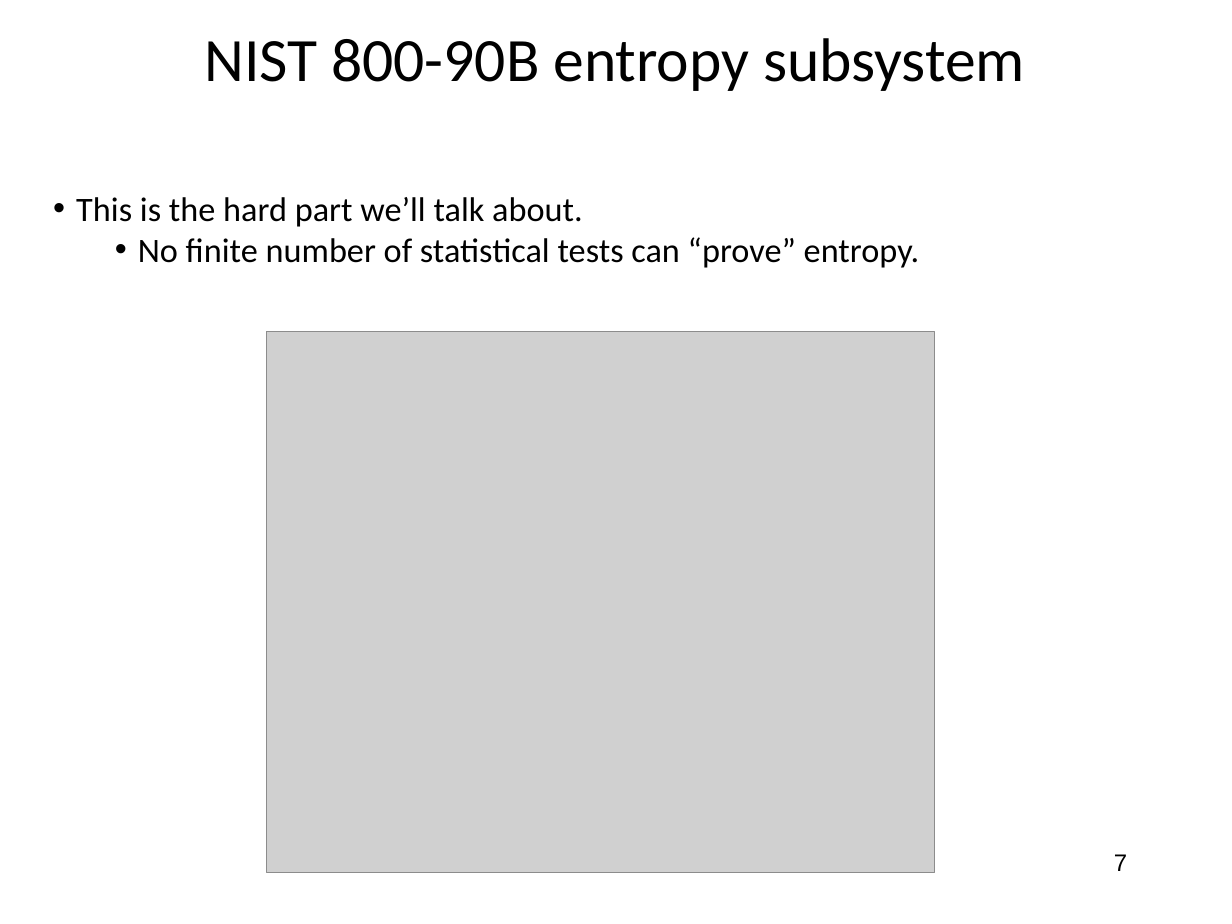
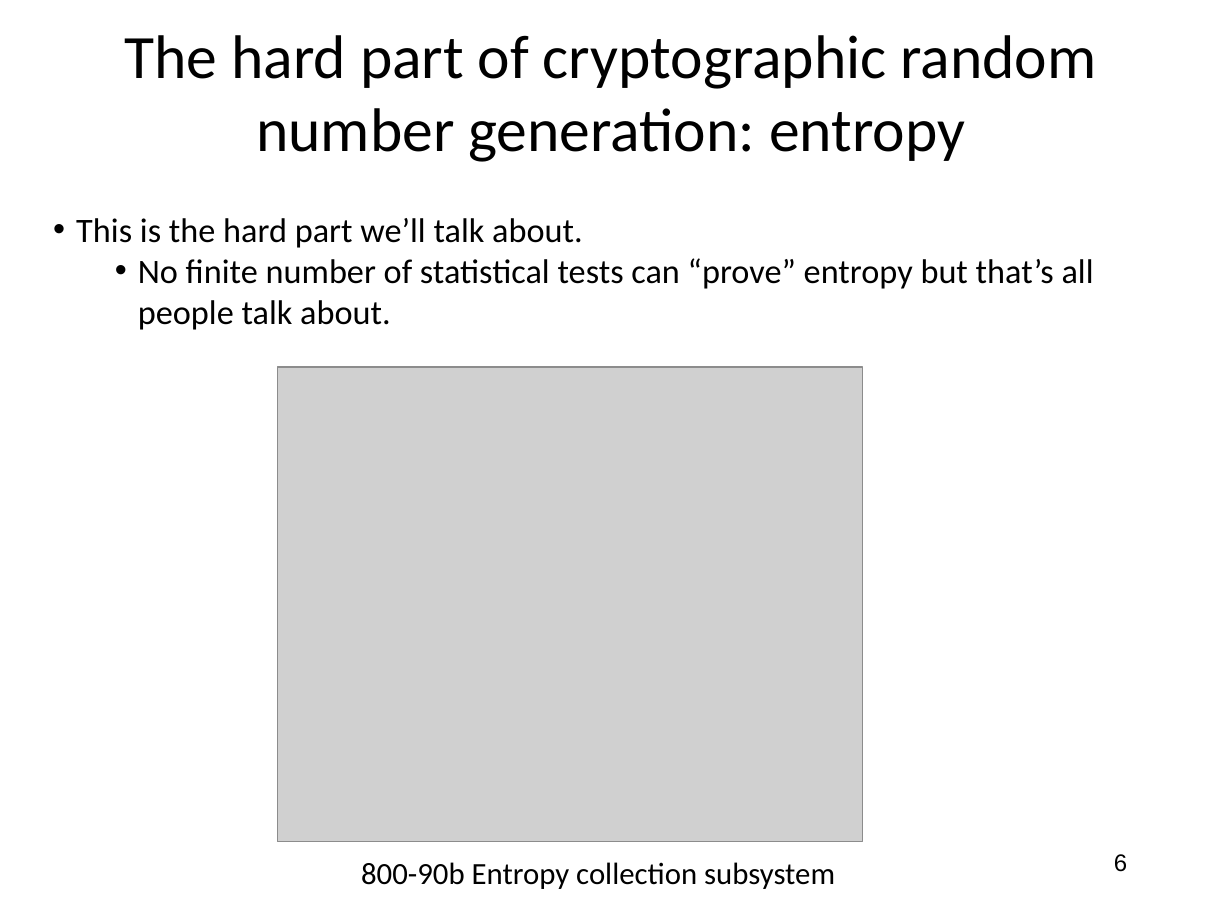
Before and after one commit to jlmucb/class_notes, a slide deck: slide 6 of BerkeleyClass/CS290Spring2013/Lectures/entropy_talk.pptx (slide 7 before the commit). Drawn at 1232x924 pixels with LibreOffice and Linux fonts; fonts in the diff are those of the drawing; grey boxes stand for pictures. Boxes give left, top, right and bottom in pixels: in the first picture for what was removed or moved away, otherwise in the second. Text is boxed around its words. In the diff, an @@ line names an element or a change of style, - is before the commit and + after.

Commit message:
Updated some entropy slides

```diff
--- a/BerkeleyClass/CS290Spring2013/Lectures/entropy_talk.pptx
+++ b/BerkeleyClass/CS290Spring2013/Lectures/entropy_talk.pptx
@@ title at (124,35,1097,162): text changed @@
-NIST 800-90B entropy subsystem
+The hard part of cryptographic random number generation: entropy
@@ text "This is the hard part ...": place and size @@
-text "This is the hard part ..." at (76,197,919,268)
+text "This is the hard part ..." at (76,218,1094,330)
@@ text at (138,258,1094,330): text changed @@
-  • No finite number of statistical tests can “prove” entropy.
+  • No finite number of statistical tests can “prove” entropy but that’s all people talk about.
@@ picture: place and size @@
-picture at (267,331,935,872)
+picture at (277,367,862,841)
@@ text added at (361,862,835,889), 18 pt, text #000000 @@
+800-90b Entropy collection subsystem
@@ page number at (1114,854,1127,872): text changed @@
-7
+6
```
Also in this commit, not shown: 10 other slides changed, 1 other file.
